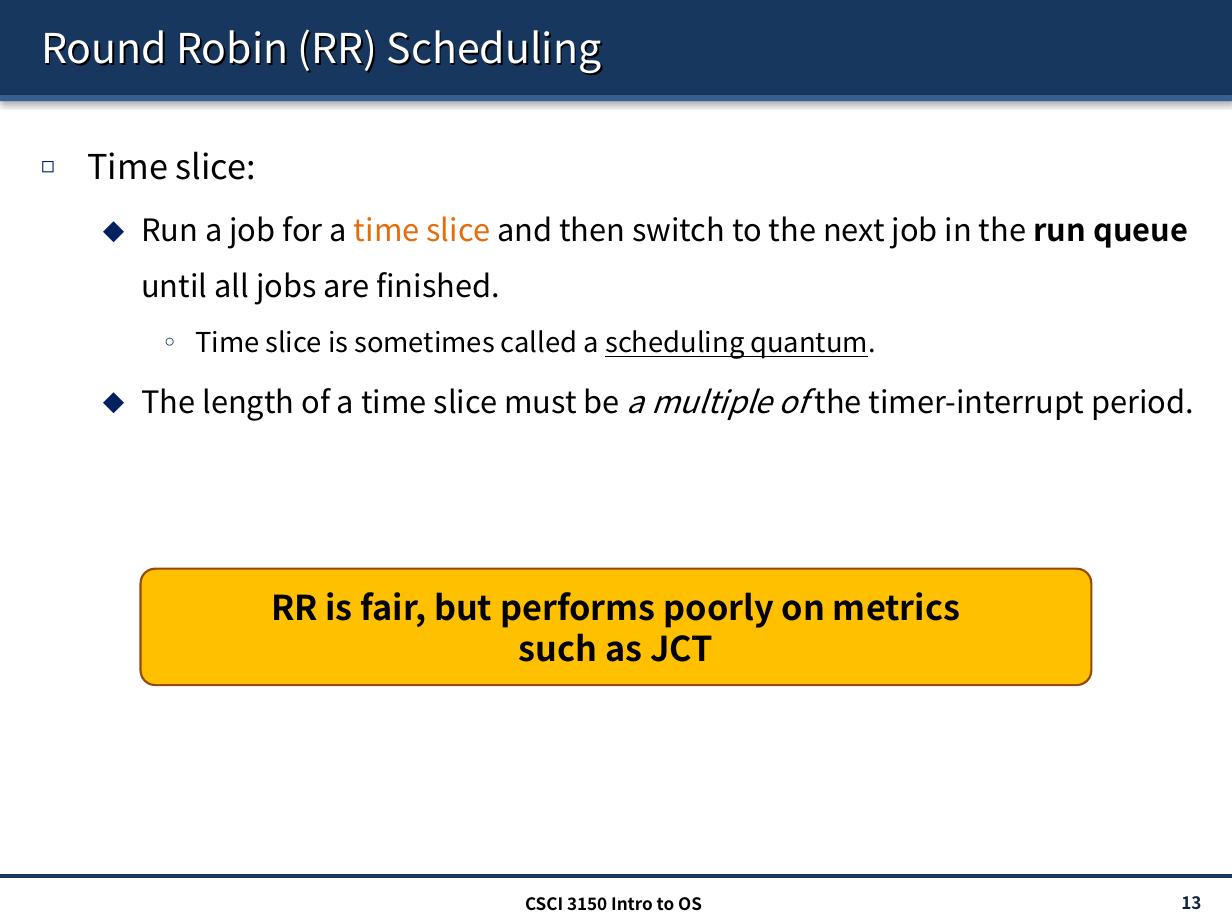
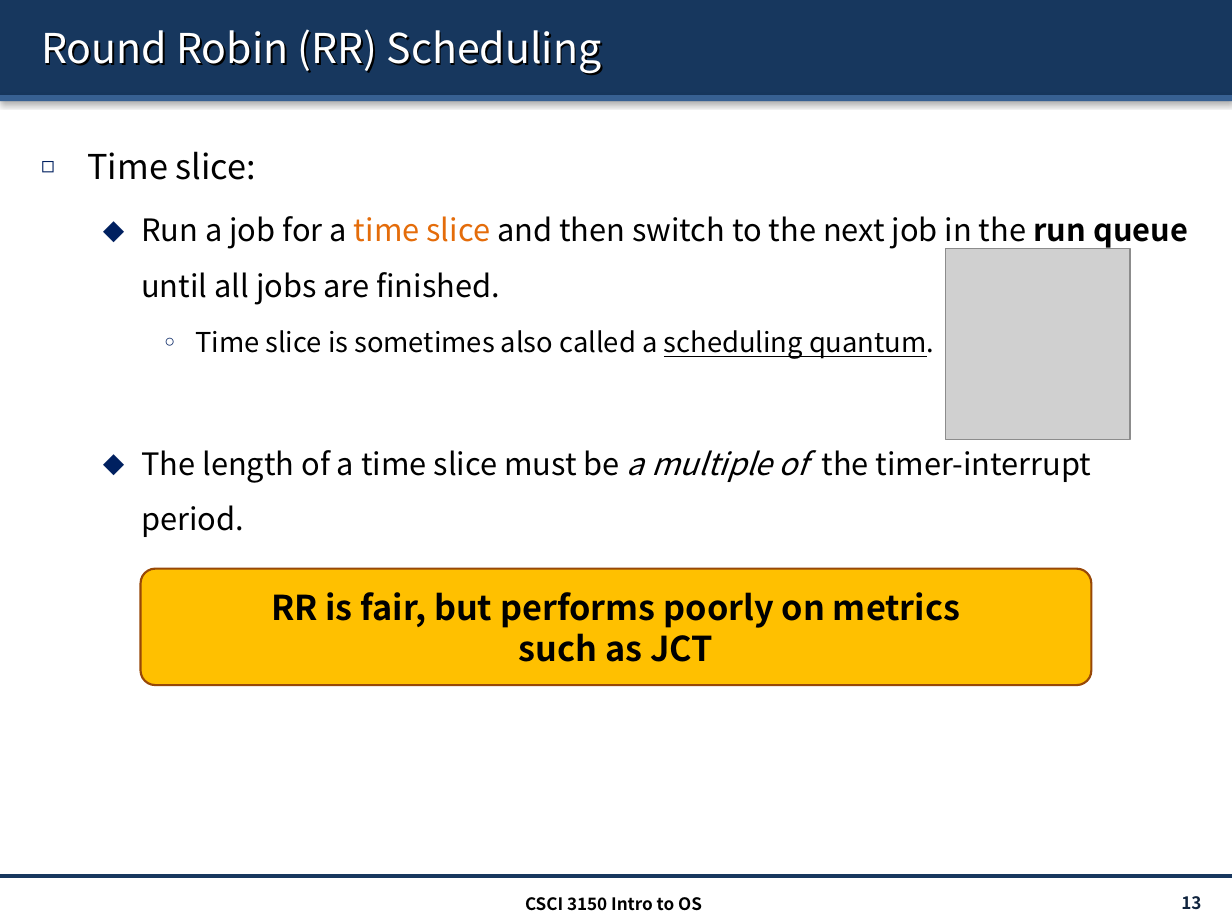
Before and after one commit to henryhxu/CSCI3150, a slide deck: slide 13 of lecture/lec9_sched.pptx. Drawn at 1232x924 pixels with LibreOffice and Linux fonts; fonts in the diff are those of the drawing; grey boxes stand for pictures. Boxes give left, top, right and bottom in pixels: in the first picture for what was removed or moved away, otherwise in the second. Text is boxed around its words. In the diff, an @@ line names an element or a change of style, - is before the commit and + after.

```diff
--- a/lecture/lec9_sched.pptx
+++ b/lecture/lec9_sched.pptx
@@ picture added at [946,249,1131,440] @@
@@ text at [195,330,934,359]: text changed @@
-    ○ Time slice is sometimes called a scheduling quantum.
+    ○ Time slice is sometimes also called a scheduling quantum.
```
Also in this commit, not shown: 9 other slides changed, 2 slides removed, 1 other file.
